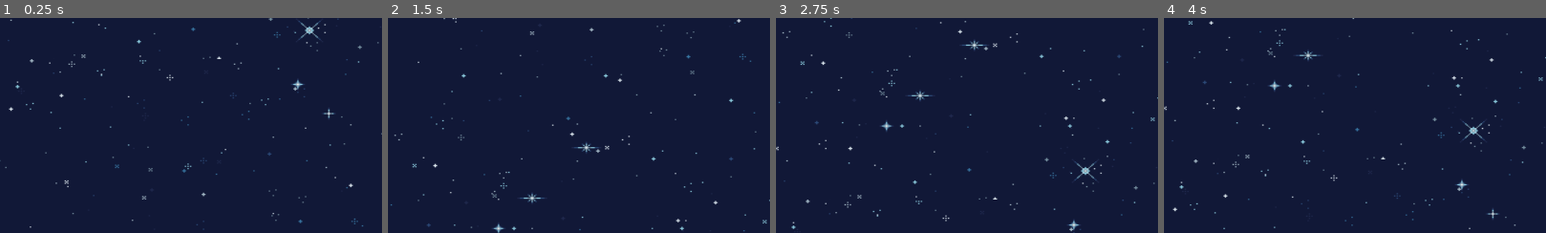
Above: before the commit, frames 1-4 (left to right).
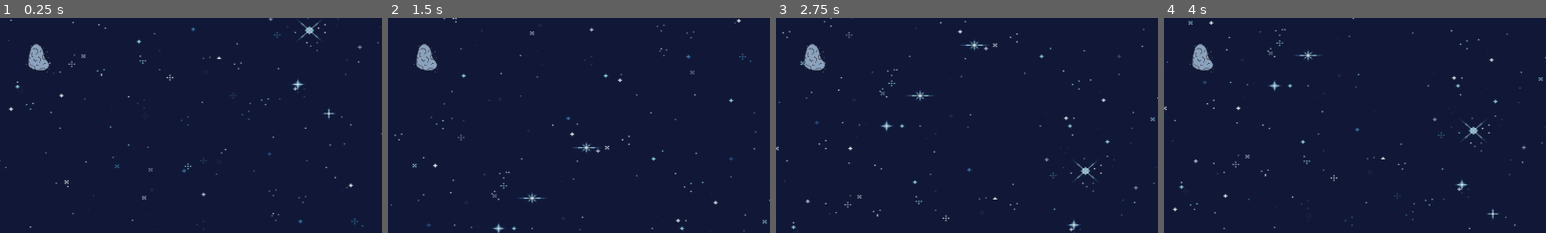
Above: after the commit, the same moments.

Repository: Zenika/tomato-rocket
Game: Godot game, scene res://race_screen.tscn
Two runs of this game, one before a commit and one after it. Both use one fixed random seed, a clock stepped at 60 frames per second and the inputs below.
Inputs:
- Up to frame 1 (0.25 s): no input
- Up to frame 2 (1.5 s): hold Right (move_right) 0.53-1.28 s; hold Left (move_left) from 1.28 s (still down)
- Up to frame 3 (2.75 s): release Left (move_left) at 2.03 s; hold Right (move_right) from 2.03 s (still down)
- Up to frame 4 (4 s): release Right (move_right) at 3.53 s; hold Left (move_left) from 3.53 s (still down)
The pictures show only the part of the screen within x 0-50%, y 0-50%; the shares and areas given below are measured in that part.

The runs differ from the first frame. In frame 1, 0.5% of the frame differs, in the area x 6-13%, y 12-26%; in frame 2, 0.5%; in frame 3, 0.5%; in frame 4, 0.5%.

Commit message:
Display static enemy

Diff:
--- /dev/null
+++ b/enemy.gd
@@ -0,0 +1,11 @@
+extends Area2D
+
+
+# Called when the node enters the scene tree for the first time.
+func _ready():
+	pass # Replace with function body.
+
+
+# Called every frame. 'delta' is the elapsed time since the previous frame.
+func _process(delta):
+	pass
--- /dev/null
+++ b/enemy.tscn
@@ -0,0 +1,30 @@
+[gd_scene load_steps=5 format=3 uid="uid://cdeub1sx05uh4"]
+
+[ext_resource type="Script" path="res://enemy.gd" id="1_2bkv7"]
+[ext_resource type="Texture2D" uid="uid://debjsgns52ni1" path="res://assets/obsticals/Illustration_sans_titre 5.png" id="1_v2b72"]
+
+[sub_resource type="CircleShape2D" id="CircleShape2D_n44tn"]
+
+[sub_resource type="SpriteFrames" id="SpriteFrames_sbn1m"]
+animations = [{
+"frames": [{
+"duration": 1.0,
+"texture": ExtResource("1_v2b72")
+}],
+"loop": true,
+"name": &"new_animation",
+"speed": 5.0
+}]
+
+[node name="Enemy" type="Area2D"]
+script = ExtResource("1_2bkv7")
+
+[node name="CollisionShape2D" type="CollisionShape2D" parent="."]
+scale = Vector2(2, 2)
+shape = SubResource("CircleShape2D_n44tn")
+
+[node name="AnimatedSprite2D" type="AnimatedSprite2D" parent="."]
+rotation = 0.261799
+sprite_frames = SubResource("SpriteFrames_sbn1m")
+animation = &"new_animation"
+frame_progress = 0.7971
--- a/race_screen.tscn
+++ b/race_screen.tscn
@@ -1,9 +1,10 @@
-[gd_scene load_steps=5 format=3 uid="uid://b7gtyflc5b2o5"]
+[gd_scene load_steps=6 format=3 uid="uid://b7gtyflc5b2o5"]
 
 [ext_resource type="Script" path="res://race_screen.gd" id="1_lc0uc"]
 [ext_resource type="PackedScene" uid="uid://djfsmn2nrjiuu" path="res://player.tscn" id="2_ig1mj"]
 [ext_resource type="PackedScene" uid="uid://cfj6xv2xongn0" path="res://background.tscn" id="3_ounkw"]
 [ext_resource type="PackedScene" uid="uid://boorheqgs8kja" path="res://finish_line.tscn" id="3_qg17w"]
+[ext_resource type="PackedScene" uid="uid://cdeub1sx05uh4" path="res://enemy.tscn" id="5_6srgp"]
 
 [node name="RaceScreen" type="Node2D"]
 script = ExtResource("1_lc0uc")
@@ -17,3 +18,6 @@
 
 [node name="FinishLine" parent="." instance=ExtResource("3_qg17w")]
 position = Vector2(0, -21)
+
+[node name="Enemy" parent="." instance=ExtResource("5_6srgp")]
+position = Vector2(100, 100)
Binary file added: assets/obsticals/Illustration_sans_titre 5.png
Not shown, added: assets/obsticals/Illustration_sans_titre 5.png.import
Binary file added: assets/obsticals/Illustration_sans_titre 6.png
Not shown, added: assets/obsticals/Illustration_sans_titre 6.png.import
Binary file added: assets/obsticals/Illustration_sans_titre 7.png
Not shown, added: assets/obsticals/Illustration_sans_titre 7.png.import
